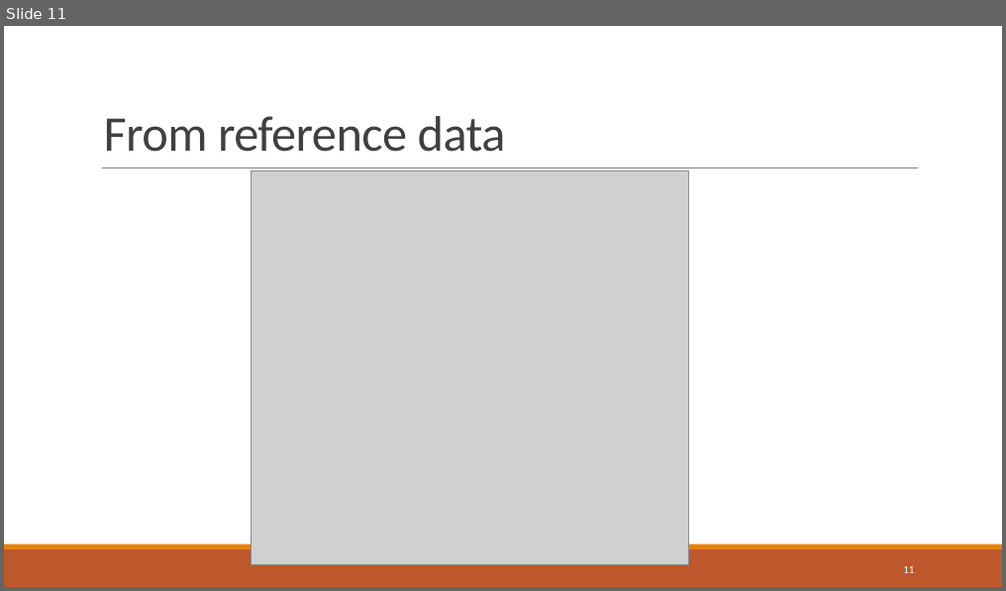
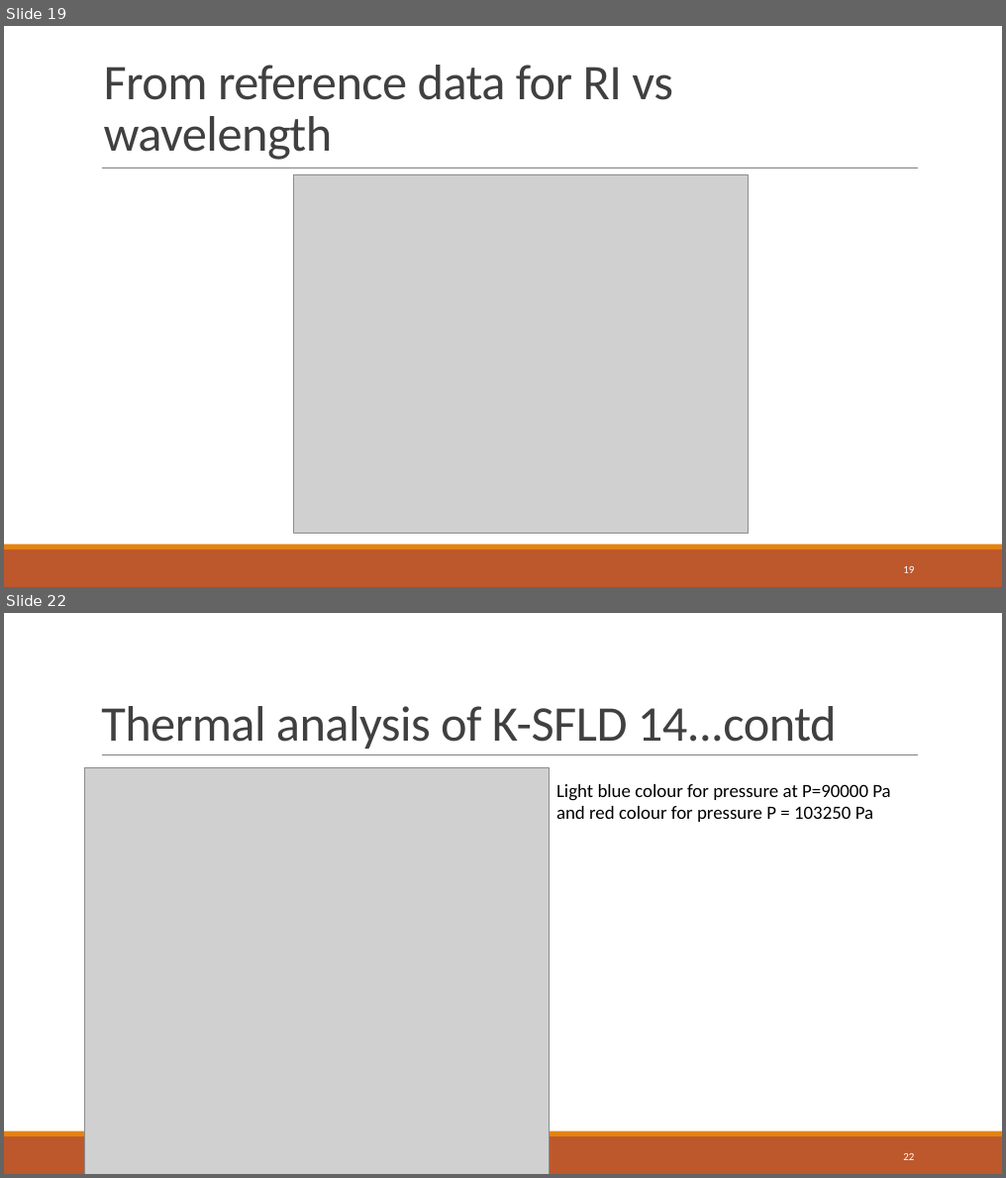
Before and after one commit to rid181198/optical-properties, a slide deck: p2.pptx. Shown one above the other, each under a label of ours: slide 11 before the commit, slides 19 and 22 after it; the slides between them are not shown. The pictures are 1006x591 and 1006x1178 pixels, drawn with LibreOffice and Linux fonts; fonts in the diff are those of the drawing; grey boxes stand for pictures. Boxes give left, top, right and bottom in pixels: in the first picture for what was removed or moved away, otherwise in the second. Text is boxed around its words. In the diff, an @@ line names an element or a change of style, - is before the commit and + after.

```diff
--- a/p2.pptx
+++ b/p2.pptx
@@ slide 22 added at (x1=4, y1=613, x2=1002, y2=1174), background #FFFFFF; not listed: 3 template elements that a slide beside it also shows @@
@@ title added at (x1=101, y1=706, x2=837, y2=749), 48 pt, text #404040 @@
+Thermal analysis of K-SFLD 14...contd
@@ picture added at (x1=84, y1=767, x2=549, y2=1174) @@
@@ text added at (x1=556, y1=784, x2=890, y2=822), 18 pt, text #000000 @@
+Light blue colour for pressure at P=90000 Pa and red colour for pressure P = 103250 Pa
@@ page number added at (x1=903, y1=1154, x2=914, y2=1160), 10.5 pt, text #FFFFFF @@
+22
@@ what was slide 11 is now slide 19 @@
@@ slide 19 changed as well @@
@@ title at (x1=104, y1=65, x2=673, y2=160): text changed @@
-From reference data
+From reference data for RI vs wavelength
@@ picture resized from (x1=252, y1=172, x2=689, y2=565) to (x1=294, y1=174, x2=748, y2=534) @@
@@ page number at (x1=903, y1=567, x2=914, y2=573): text changed @@
-11
+19
```
Also in this commit, not shown: 3 other slides changed, 10 other slides added, 1 slide removed, 7 other files.
